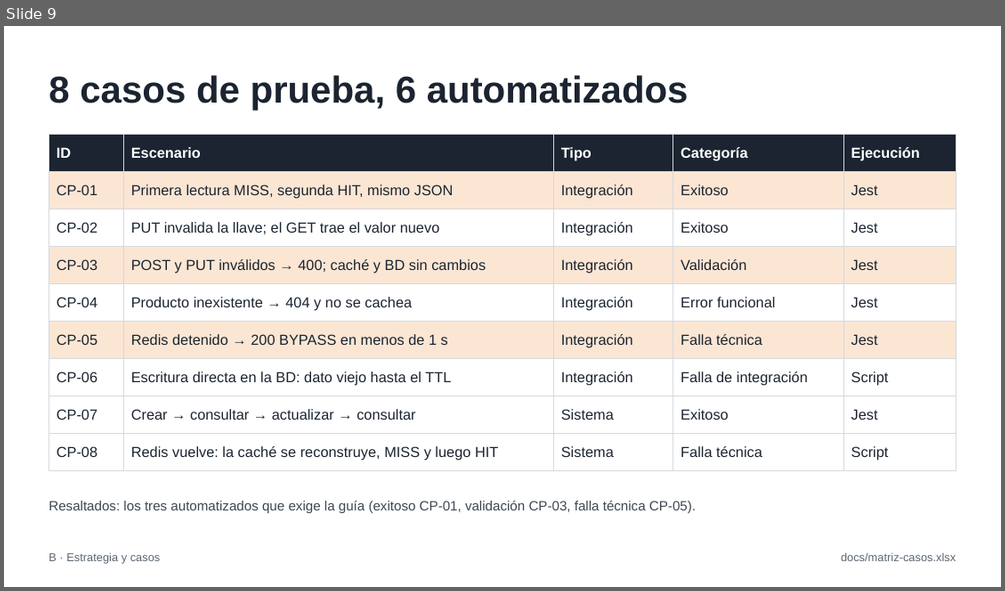
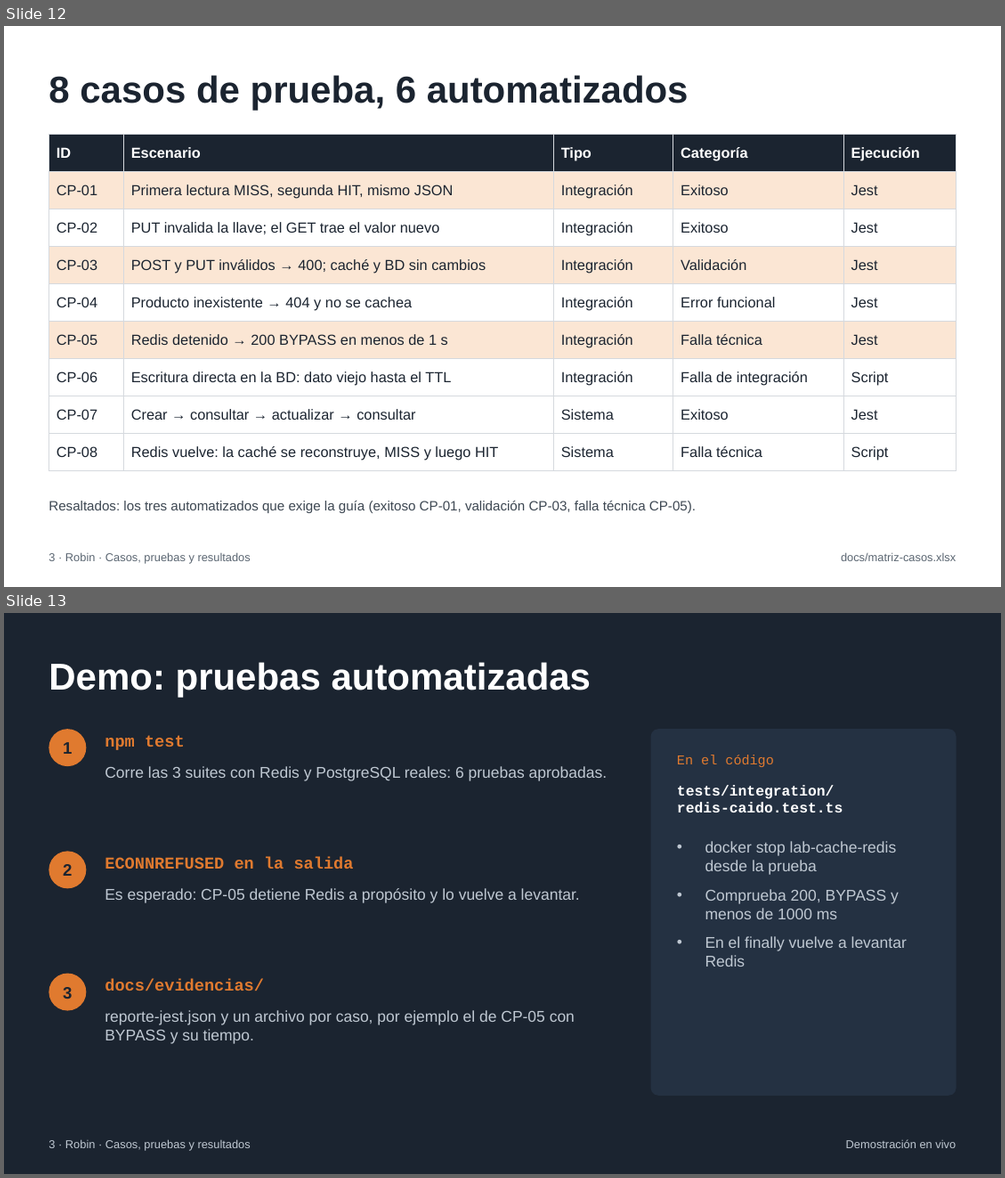
Before and after one commit to SebastianVillaC/lab-cache, a slide deck: docs/presentacion/presentacion-cache.pptx. Shown one above the other, each under a label of ours: slide 9 before the commit, slides 12 and 13 after it. The pictures are 1005x591 and 1005x1178 pixels, drawn with LibreOffice and Linux fonts; fonts in the diff are those of the drawing. Boxes give left, top, right and bottom in pixels: in the first picture for what was removed or moved away, otherwise in the second. Text is boxed around its words. In the diff, an @@ line names an element or a change of style, - is before the commit and + after.

```diff
--- a/docs/presentacion/presentacion-cache.pptx
+++ b/docs/presentacion/presentacion-cache.pptx
@@ slide 13 added at box(4, 613, 1001, 1174), background #1B2430 @@
@@ title added at box(48, 662, 591, 697), 36 pt, text #FFFFFF, bold @@
+Demo: pruebas automatizadas
@@ ellipse added at box(48, 729, 86, 766), fill #E07A2F @@
@@ text added at box(63, 742, 72, 754), 16 pt, text #1B2430, bold @@
+1
@@ text added at box(105, 735, 185, 750), 16 pt, text #E07A2F, bold @@
+npm test
@@ rounded rectangle added at box(651, 729, 956, 1095), fill #243142 @@
@@ text added at box(105, 766, 607, 781), 15 pt, text #BFC8D2 @@
+Corre las 3 suites con Redis y PostgreSQL reales: 6 pruebas aprobadas.
@@ text added at box(677, 755, 774, 767), 13 pt, text #E07A2F @@
+En el código
@@ text added at box(677, 785, 842, 812), 14 pt, text #FFFFFF, bold @@
+tests/integration/
+redis-caido.test.ts
@@ ellipse added at box(48, 851, 86, 888), fill #E07A2F @@
@@ text added at box(705, 841, 906, 966), 15 pt, text #BFC8D2 @@
+• docker stop lab-cache-redis desde la prueba
+• Comprueba 200, BYPASS y menos de 1000 ms
+• En el finally vuelve a levantar Redis
@@ text added at box(63, 864, 72, 876), 16 pt, text #1B2430, bold @@
+2
@@ text added at box(105, 857, 354, 868), 16 pt, text #E07A2F, bold @@
+ECONNREFUSED en la salida
@@ text added at box(105, 888, 580, 903), 15 pt, text #BFC8D2 @@
+Es esperado: CP-05 detiene Redis a propósito y lo vuelve a levantar.
@@ ellipse added at box(48, 973, 86, 1011), fill #E07A2F @@
@@ text added at box(105, 979, 264, 990), 16 pt, text #E07A2F, bold @@
+docs/evidencias/
@@ text added at box(63, 987, 72, 998), 16 pt, text #1B2430, bold @@
+3
@@ text added at box(105, 1010, 574, 1044), 15 pt, text #BFC8D2 @@
+reporte-jest.json y un archivo por caso, por ejemplo el de CP-05 con BYPASS y su tiempo.
@@ text added at box(48, 1139, 251, 1151), 11 pt, text #BFC8D2 @@
+3 · Robin · Casos, pruebas y resultados
@@ text added at box(846, 1139, 955, 1148), 11 pt, text #BFC8D2 @@
+Demostración en vivo
@@ what was slide 9 is now slide 12 @@
@@ slide 12 changed as well @@
@@ text at box(48, 552, 251, 564): text changed @@
-B · Estrategia y casos
+3 · Robin · Casos, pruebas y resultados
```
Also in this commit, not shown: 13 other slides changed, 2 other slides added, 1 slide removed.
